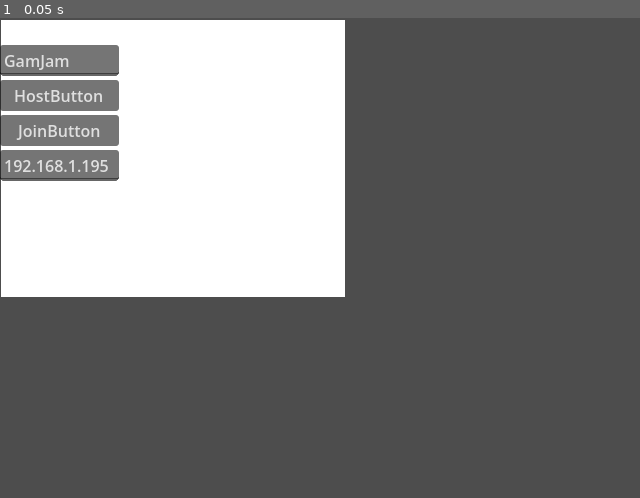
Above: before the commit, frame 1.
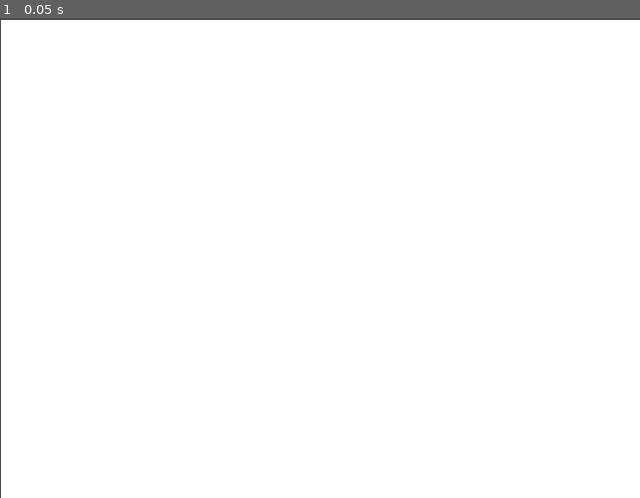
Above: after the commit, the same moment.

Repository: LeChenam/Mask
Game: Godot game, scene res://lobby.tscn
Two runs of this game, one before a commit and one after it. Both use one fixed random seed, a clock stepped at 60 frames per second and the inputs below.
Inputs:
- Up to frame 1 (0.05 s): no input

The runs differ from the first frame. In frame 1, 73% of the frame differs, in the area x 0-100%, y 0-100%.

Commit message:
scene: lobby: ui

Diff:
--- a/mask/lobby.tscn
+++ b/mask/lobby.tscn
@@ -1,14 +1,18 @@
 [gd_scene format=3 uid="uid://hdovfsv3f3dy"]
 
 [ext_resource type="Script" uid="uid://o2rafmbvlev6" path="res://scripts/lobby.gd" id="1_2wvic"]
+
+[sub_resource type="LabelSettings" id="LabelSettings_ll2xe"]
+font_size = 72
+font_color = Color(0, 0, 0, 1)
 
 [sub_resource type="GDScript" id="GDScript_ll2xe"]
 
 [node name="Lobby" type="Control" unique_id=1314446420]
 layout_mode = 3
-anchors_preset = 15
-anchor_right = 1.0
-anchor_bottom = 1.0
+anchor_right = 3.0000002
+anchor_bottom = 2.25
+offset_right = -0.00012207031
 grow_horizontal = 2
 grow_vertical = 2
 script = ExtResource("1_2wvic")
@@ -17,34 +21,51 @@
 layout_mode = 0
 offset_left = 1.0
 offset_top = 2.0
-offset_right = 345.0
-offset_bottom = 279.0
+offset_right = 1921.0
+offset_bottom = 1082.0
 
-[node name="VBoxContainer" type="VBoxContainer" parent="." unique_id=103709760]
+[node name="CenterContainer" type="CenterContainer" parent="." unique_id=93572870]
 layout_mode = 0
-offset_right = 119.0
-offset_bottom = 150.0
+offset_right = 1920.0
+offset_bottom = 1080.0
 
-[node name="Title" type="Label" parent="VBoxContainer" unique_id=1487460493]
+[node name="VBoxContainer" type="VBoxContainer" parent="CenterContainer" unique_id=103709760]
 layout_mode = 2
 
-[node name="NameInput" type="LineEdit" parent="VBoxContainer" unique_id=2069975916]
+[node name="Title" type="Label" parent="CenterContainer/VBoxContainer" unique_id=1487460493]
 layout_mode = 2
-text = "GamJam"
+text = "NOM DU JEU"
+label_settings = SubResource("LabelSettings_ll2xe")
+horizontal_alignment = 1
+vertical_alignment = 1
 
-[node name="HostButton" type="Button" parent="VBoxContainer" unique_id=860039606]
+[node name="MarginContainer" type="MarginContainer" parent="CenterContainer/VBoxContainer" unique_id=851964756]
+custom_minimum_size = Vector2(0, 50)
 layout_mode = 2
-text = "HostButton"
+
+[node name="NameInput" type="LineEdit" parent="CenterContainer/VBoxContainer" unique_id=2069975916]
+layout_mode = 2
+placeholder_text = "Nommez votre partie"
+alignment = 1
+
+[node name="HostButton" type="Button" parent="CenterContainer/VBoxContainer" unique_id=860039606]
+layout_mode = 2
+text = "Créer une partie privée"
 script = SubResource("GDScript_ll2xe")
 
-[node name="JoinButton" type="Button" parent="VBoxContainer" unique_id=586122789]
+[node name="MarginContainer2" type="MarginContainer" parent="CenterContainer/VBoxContainer" unique_id=1858345254]
+custom_minimum_size = Vector2(0, 100)
 layout_mode = 2
-text = "JoinButton"
+
+[node name="IPInput" type="LineEdit" parent="CenterContainer/VBoxContainer" unique_id=1611102594]
+layout_mode = 2
+placeholder_text = "IP de la partie privée"
+alignment = 1
+
+[node name="JoinButton" type="Button" parent="CenterContainer/VBoxContainer" unique_id=586122789]
+layout_mode = 2
+text = "Rejoindre une partie via IP"
 script = SubResource("GDScript_ll2xe")
 
-[node name="IPInput" type="LineEdit" parent="VBoxContainer" unique_id=1611102594]
-layout_mode = 2
-text = "192.168.1.195"
-
-[connection signal="pressed" from="VBoxContainer/HostButton" to="." method="_on_host_button_pressed"]
-[connection signal="pressed" from="VBoxContainer/JoinButton" to="." method="_on_join_button_pressed"]
+[connection signal="pressed" from="CenterContainer/VBoxContainer/HostButton" to="." method="_on_host_button_pressed"]
+[connection signal="pressed" from="CenterContainer/VBoxContainer/JoinButton" to="." method="_on_join_button_pressed"]
Binary file added: mask/assets/fond.jpg
Not shown, added: mask/assets/fond.jpg.import
